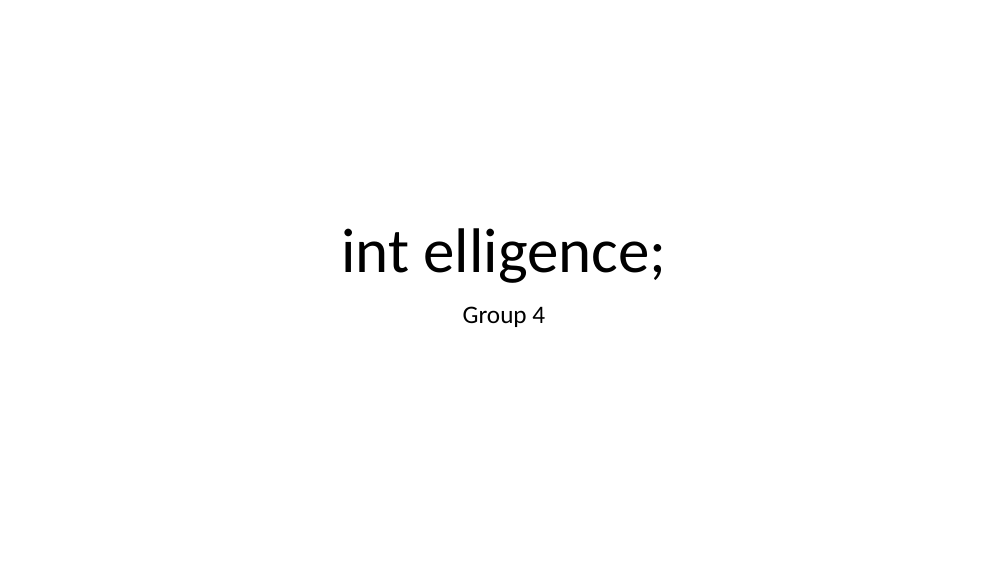
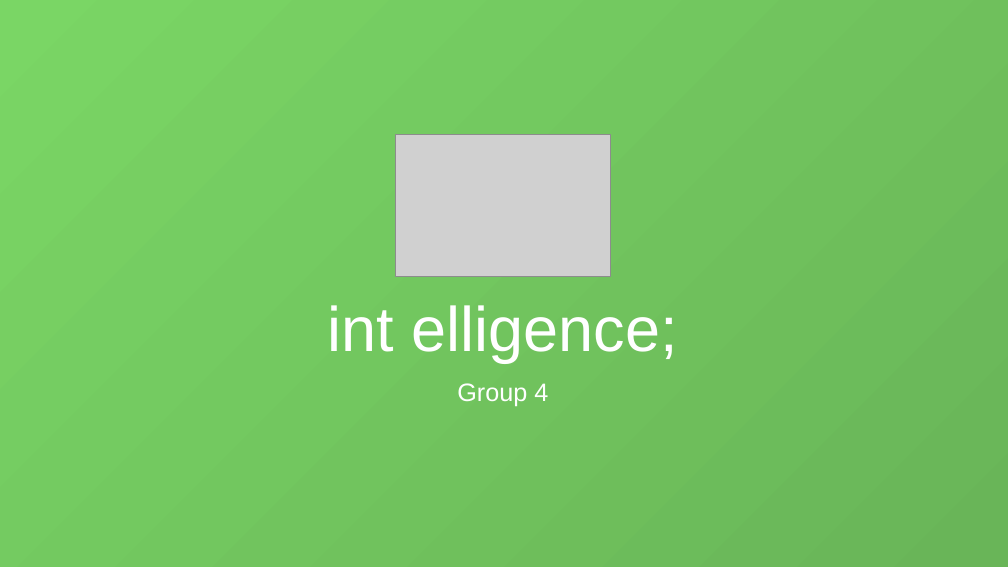
Before and after one commit to mmmarkyb/int-elligence, a slide deck: slide 1 of report/presentation.pptx. Drawn at 1008x567 pixels with LibreOffice and Linux fonts; fonts in the diff are those of the drawing; grey boxes stand for pictures. Boxes give left, top, right and bottom in pixels: in the first picture for what was removed or moved away, otherwise in the second. Text is boxed around its words. In the diff, an @@ line names an element or a change of style, - is before the commit and + after.

Commit message:
Report update
Done the first 9 pages excluding functionality, will continue on with
the design later :)

:horse:

```diff
--- a/report/presentation.pptx
+++ b/report/presentation.pptx
@@ background #FFFFFF to gradient #7AD665 to #69B558 @@
@@ picture added at (x1=395, y1=135, x2=609, y2=277) @@
@@ title "int elligence;" at (x1=328, y1=305, x2=678, y2=362): font Calibri to Arial, text colour #000000 to #FFFFFF @@
@@ title "int elligence;" moved from (x1=341, y1=228, x2=666, y2=283) to (x1=328, y1=305, x2=678, y2=362) @@
@@ subtitle "Group 4" moved from (x1=463, y1=306, x2=545, y2=327) to (x1=457, y1=383, x2=548, y2=406) @@
@@ subtitle "Group 4" at (x1=457, y1=383, x2=548, y2=406): font Calibri to Arial, text colour #000000 to #FFFFFF @@
```
Also in this commit, not shown: 3 other slides changed, 5 slides added, 3 slides removed.
